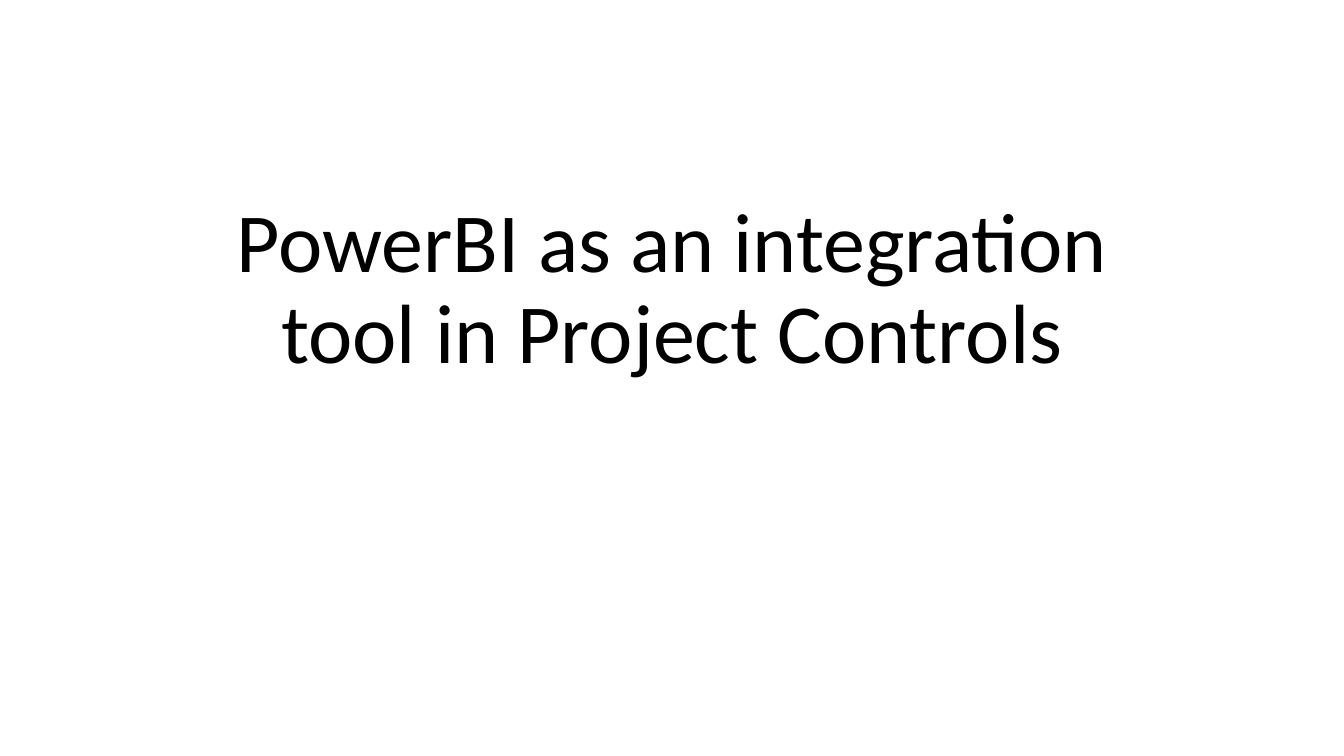
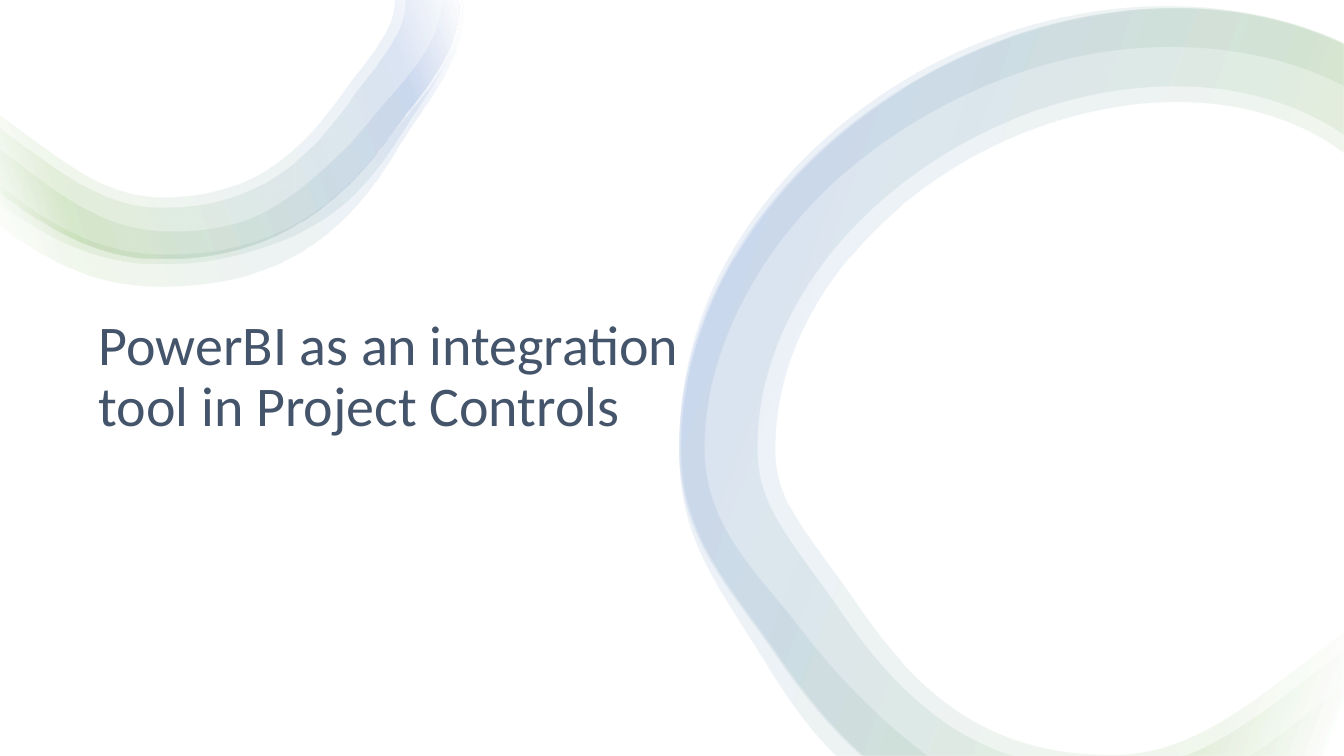
Before and after one commit to djouallah/projectcontrolpresentation, a slide deck: slide 1 of PowerBI as an integration tool in Project Controls.pptx. Drawn at 1344x756 pixels with LibreOffice and Linux fonts; fonts in the diff are those of the drawing. Boxes give left, top, right and bottom in pixels: in the first picture for what was removed or moved away, otherwise in the second. Text is boxed around its words. In the diff, an @@ line names an element or a change of style, - is before the commit and + after.

```diff
--- a/PowerBI as an integration tool in Project Controls.pptx
+++ b/PowerBI as an integration tool in Project Controls.pptx
@@ rectangle added at box(0, 0, 1344, 756), fill #FFFFFF @@
@@ group added at box(0, 0, 464, 287): 4 freeform shapes @@
@@ freeform shape added at box(680, 7, 1344, 756), fill gradient #FFFFFF to #70AD47 to #4472C4 @@
@@ freeform shape added at box(680, 9, 1344, 756), fill gradient #FFFFFF to #70AD47 to #4472C4 @@
@@ freeform shape added at box(682, 9, 1344, 756), fill gradient #FFFFFF to #70AD47 to #4472C4 @@
@@ title "PowerBI as an integration tool ...": place and size @@
-title "PowerBI as an integration tool ..." at box(237, 214, 1107, 378)
+title "PowerBI as an integration tool ..." at box(99, 326, 679, 436)
@@ title "PowerBI as an integration tool ..." at box(99, 326, 679, 436): size 60 to 40 pt, text colour #000000 to #44546A; alignment centre to left; vertical alignment bottom to middle @@
```
Also in this commit, not shown: 4 other slides changed, 4 slides added.
